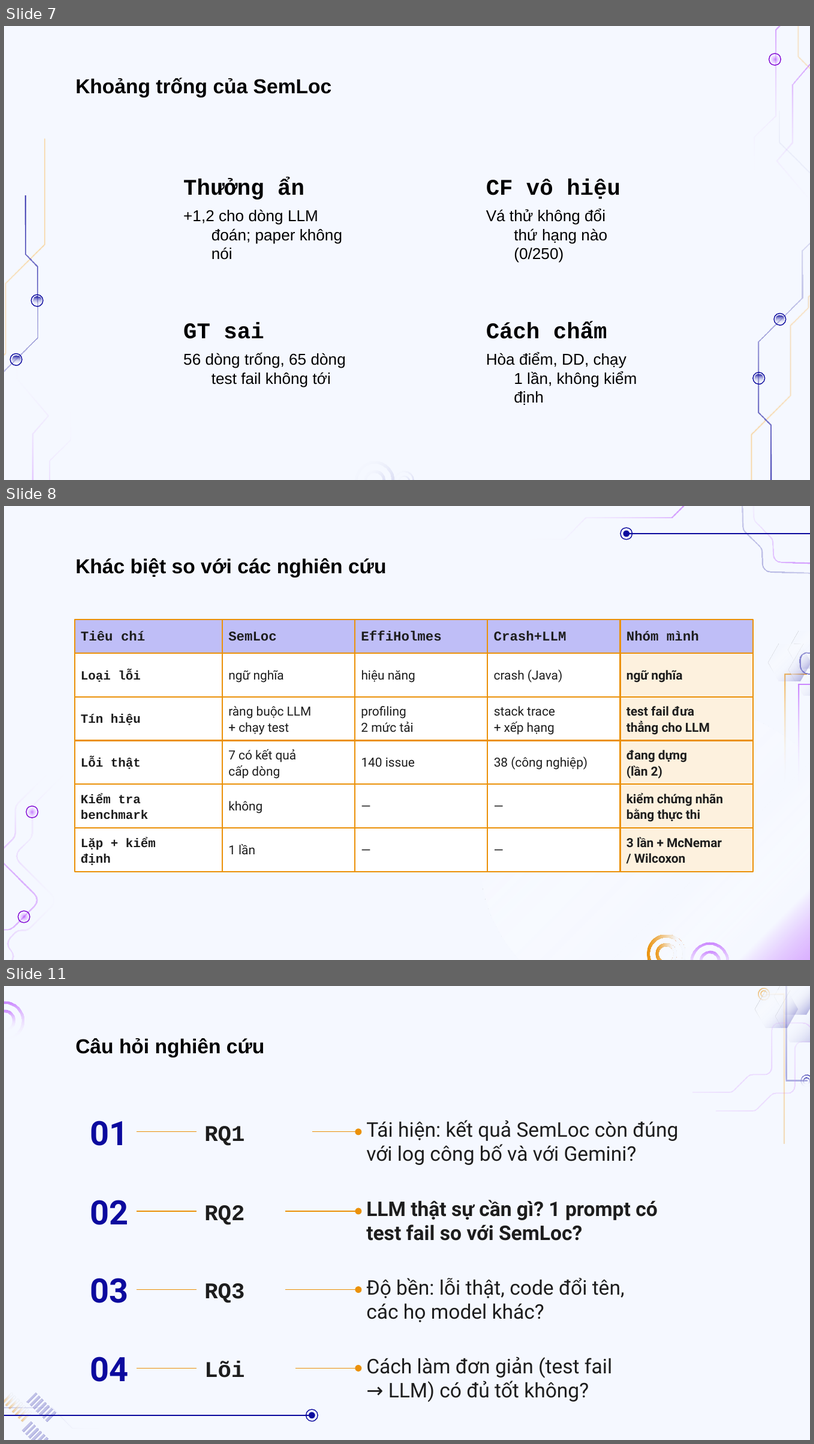
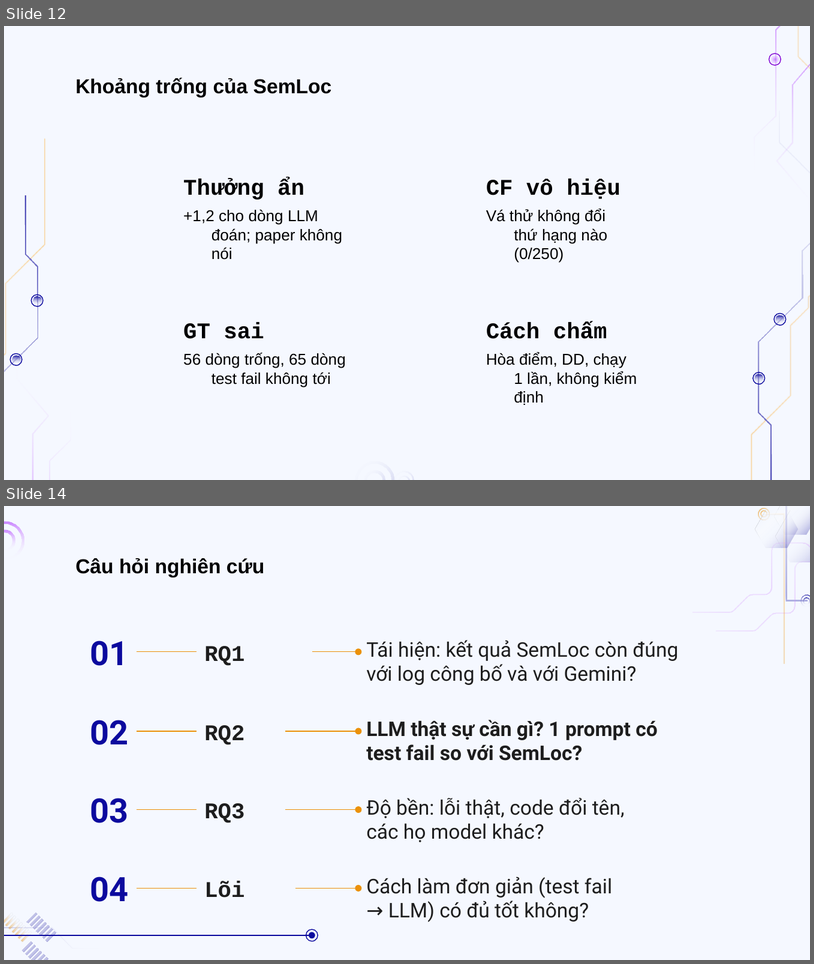
Before and after one commit to doanan293/grounded-or-guessed, a slide deck: docs/presentation/bao-cao-lan-1.pptx. Shown one above the other, each under a label of ours: slides 7, 8 and 11 before the commit, slides 12 and 14 after it; the slides between them are not shown. The pictures are 814x1444 and 814x964 pixels, drawn with LibreOffice and Linux fonts; fonts in the diff are those of the drawing; background and template pictures are left out. Boxes give left, top, right and bottom in pixels: in the first picture for what was removed or moved away, otherwise in the second. Text is boxed around its words. In the diff, an @@ line names an element or a change of style, - is before the commit and + after.

```diff
--- a/docs/presentation/bao-cao-lan-1.pptx
+++ b/docs/presentation/bao-cao-lan-1.pptx
@@ slide 8 removed at (x1=4, y1=506, x2=810, y2=960), background #F5F8FF @@
@@ group removed at (x1=527, y1=506, x2=810, y2=792): 8 freeform shapes, 2 ellipses, 1 line @@
@@ title removed at (x1=75, y1=558, x2=386, y2=577) @@
-Khác biệt so với các nghiên cứu
@@ group removed at (x1=4, y1=771, x2=66, y2=960): 4 ellipses, 2 freeform shapes @@
@@ group removed at (x1=75, y1=620, x2=754, y2=871): 30 rectangles, 30 texts @@
-Tiêu chí
-SemLoc
-EffiHolmes
-Crash+LLM
-Nhóm mình
-Loại lỗi
-ngữ nghĩa
-hiệu năng
-crash (Java)
-ngữ nghĩa
-Tín hiệu
-ràng buộc LLM
-+ chạy test
-profiling
-2 mức tải
-stack trace
-+ xếp hạng
-test fail đưa
-thẳng cho LLM
-Lỗi thật
-7 có kết quả
-cấp dòng
-140 issue
-38 (công nghiệp)
-đang dựng
-(lần 2)
-Kiểm tra
-benchmark
-không
-—
-—
-kiểm chứng nhãn
-bằng thực thi
-Lặp + kiểm
-định
-1 lần
-—
-—
-3 lần + McNemar
-/ Wilcoxon
@@ group removed at (x1=480, y1=702, x2=810, y2=960): 4 freeform shapes, 1 ellipse @@
@@ what was slide 7 is now slide 12 @@
@@ what was slide 11 is now slide 14 @@
```
Also in this commit, not shown: 10 slides changed, 5 slides added, 2 other slides removed, 21 other files.
